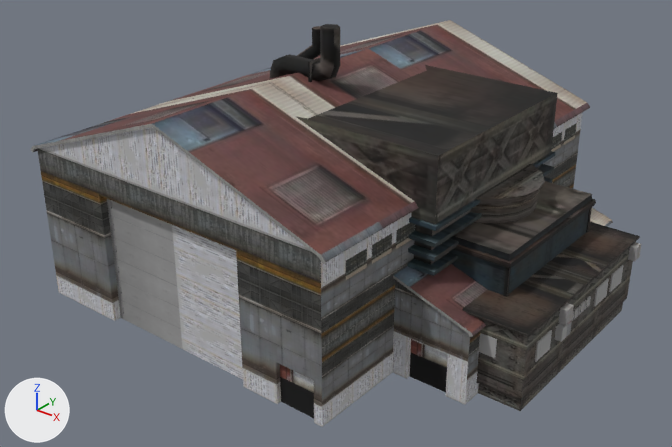
Before and after pictures for a commit that changed the glTF model FREEMODELS/curated/port_sheds.glb.
Before and after are seen from a 50 mm lens placed at (3.53, -4.62, 3.2), pointed at (0.02, -0.24, 0.49). The lights are fixed; the arrows at lower left show +X, +Y and +Z. The first picture is the older version. Where no turn or scale is listed for an object, it has been applied to the vertices.

In view in the first picture: 'shed_generic_4', 'shed_warehouse_3', 'shed_works_1', 'shed_works_2'.
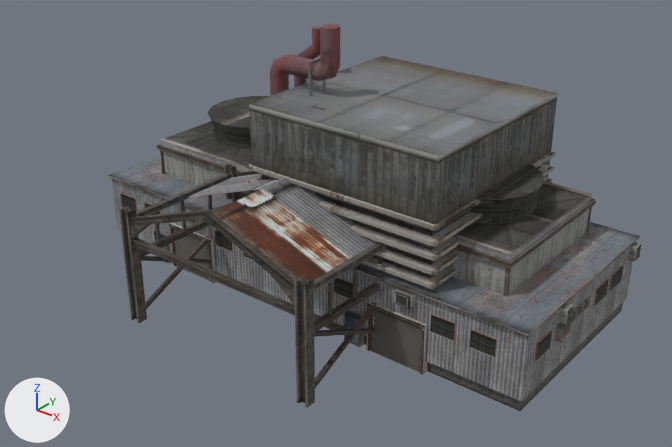
Edits to the bpy script that builds the scene:
```text
Change mat_industrial_walls_flr_4:
    mat_industrial_walls_flr_4.texture: img_image_0 -> img_image_3
Change mat_industrial_walls_flr_1:
    mat_industrial_walls_flr_1.texture: img_image_2 -> img_image_0
Change mat_industrial_facade_flr_1:
    mat_industrial_facade_flr_1.texture: img_image_3 -> img_image_1
Remove ob_shed_warehouse_3:
    ob_shed_warehouse_3 = bpy.data.objects.new('shed_warehouse_3', me_shed_warehouse_3)
    ob_shed_warehouse_3.location = (0.0, 0.0, 0.0)
```

Where the change shows, as pixel boxes (x1, y1, x2, y2) in the pictures (672 x 447 px):
'shed_warehouse_3', deleted: before (30, 20, 613, 427)
    faces in mat_industrial_walls_flr_4 (picture img_image_0): (30, 103, 613, 427)
    faces in mat_industrial_trim_flr_1 (picture img_image_1): (34, 20, 612, 418)
'shed_works_1', surface changed (black to grey): (270, 24, 557, 276) in both
'shed_generic_4', surface changed (black to grey): (462, 222, 641, 409) in both
'shed_loadbay', surface changed: (119, 159, 550, 408) in both
'shed_works_2', surface changed: (449, 164, 596, 297) in both
